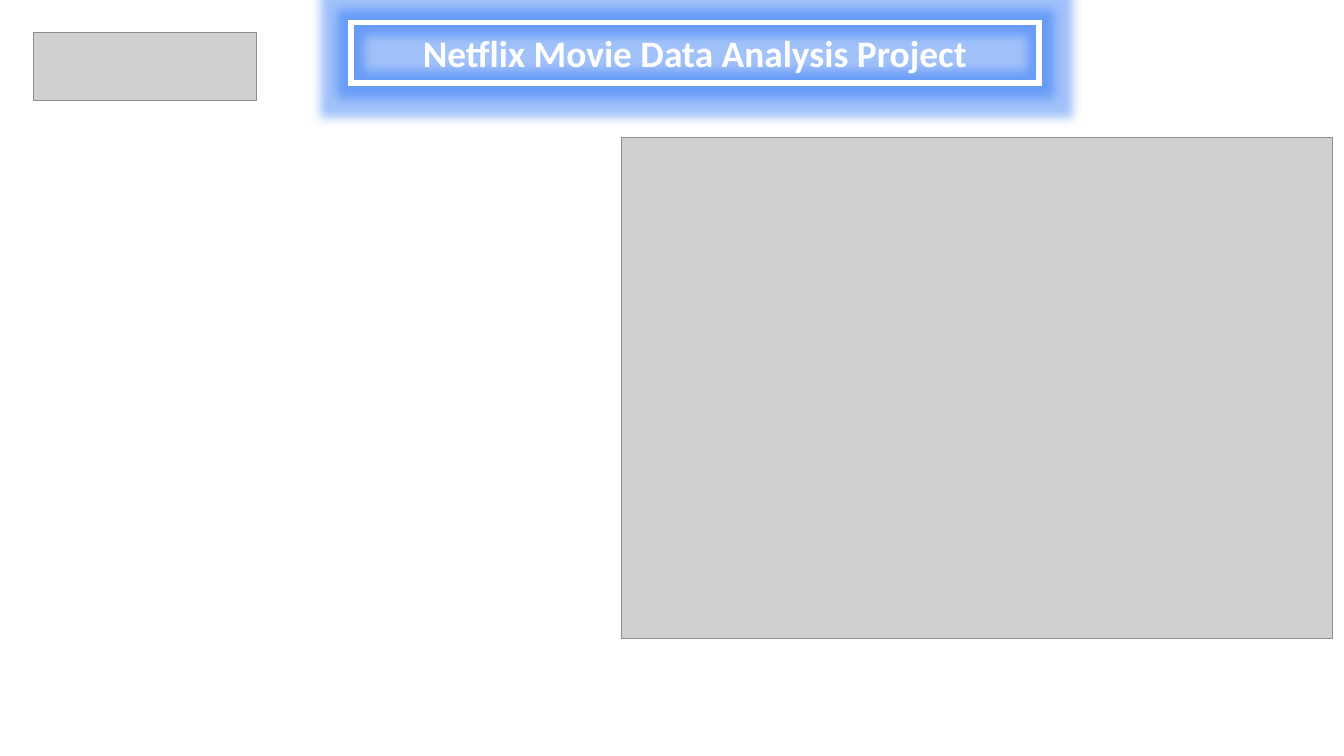
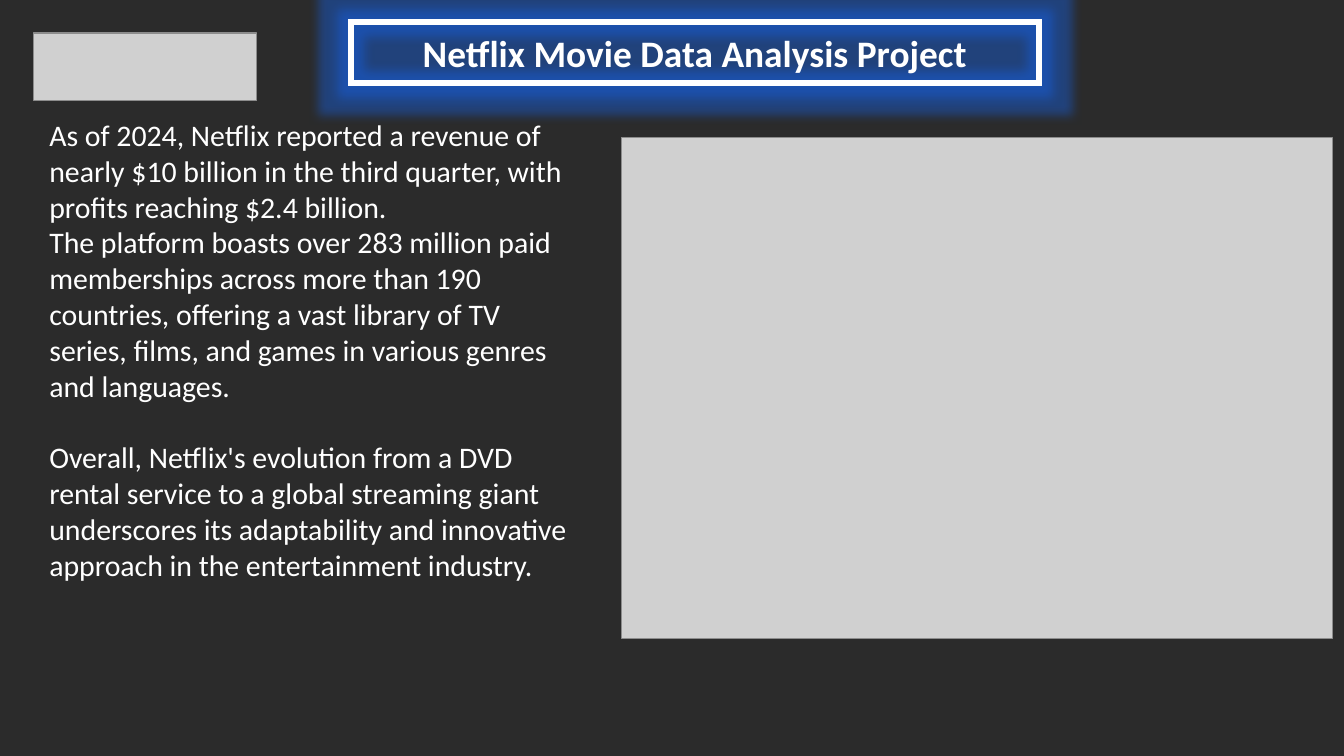
Before and after one commit to mahamfatima786/netflix-analytics, a slide deck: slide 4 of movie data analysis project ppt.pptx. Drawn at 1344x756 pixels with LibreOffice and Linux fonts; fonts in the diff are those of the drawing; grey boxes stand for pictures; background and template pictures are left out; a plain dark background stands for a picture behind light text. Boxes give left, top, right and bottom in pixels: in the first picture for what was removed or moved away, otherwise in the second. Text is boxed around its words. In the diff, an @@ line names an element or a change of style, - is before the commit and + after.

```diff
--- a/movie data analysis project ppt.pptx
+++ b/movie data analysis project ppt.pptx
@@ background #FFFFFF to picture (left out) @@
@@ text added at (49,125,566,581), 16 pt, text #FFFFFF @@
+As of 2024, Netflix reported a revenue of nearly $10 billion in the third quarter, with profits reaching $2.4 billion.
+The platform boasts over 283 million paid memberships across more than 190 countries, offering a vast library of TV series, films, and games in various genres and languages.
+Overall, Netflix's evolution from a DVD rental service to a global streaming giant underscores its adaptability and innovative approach in the entertainment industry.
```
Also in this commit, not shown: 4 other slides changed.
